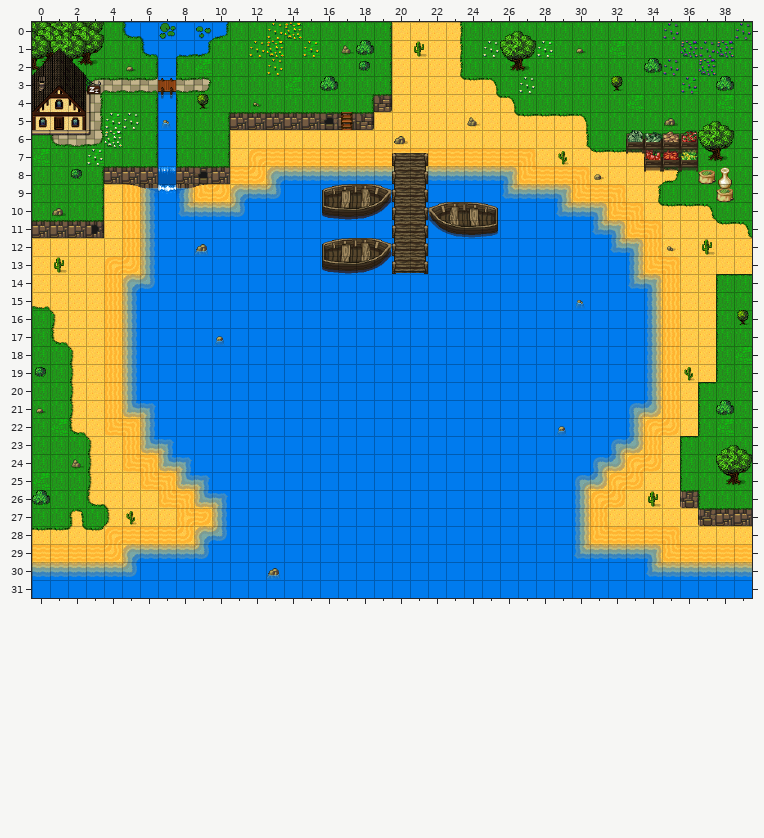
An edit to a level. Tiled map, map2.tmx. Above: the version before the commit.
Cells are 32x32 px. Shown: x 0..39, y 0..31.
New version:
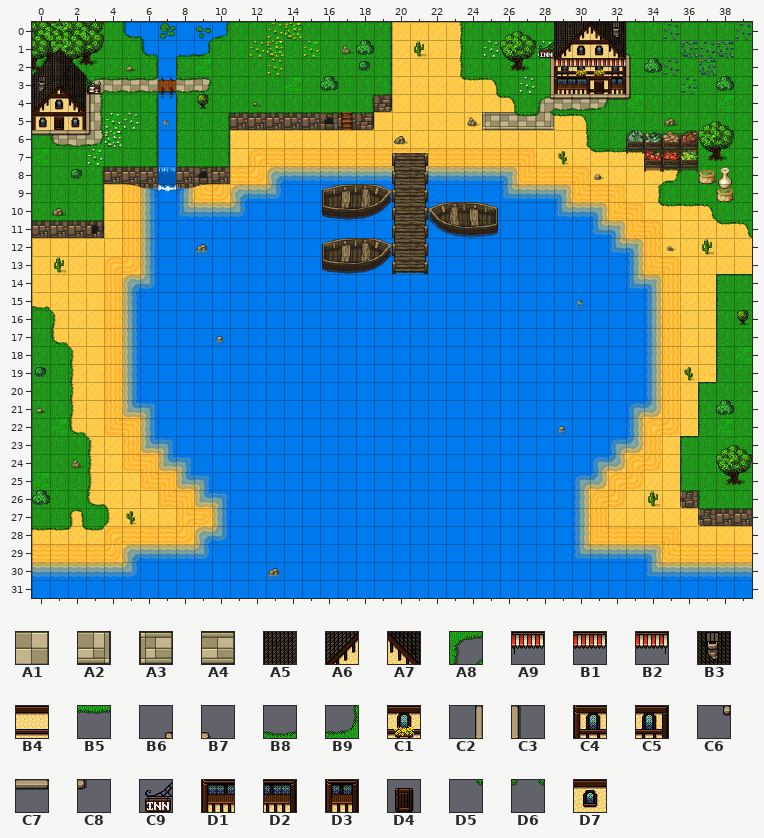
Key: from "Slates v.2 [32x32px orthogonal": A1 125, A2 182, A3 236, A4 237, A5 318, A6 372, A7 373, A8 396, A9 436, B1 437, B2 438, B3 541, B4 589, B5 621, B6 660, B7 662, B8 676, B9 679, C1 705, C2 716, C3 718, C4 756, C5 758, C6 772, C7 773, C8 774, C9 1052, D1 1092, D2 1094, D3 1095, D4 1116, D5 1124, D6 1181, D7 1209.
__ is an empty cell.
Tiles of an added or newly shown layer are drawn over the layers below it.
Commit: Nouvelle queste
From old to new:
Layer "Quete 7 auberge/Calque de Tuiles 18" (added):
y 0: x 29..31 __ __ __ -> A5 A6 A7
y 1: x 28..33 __ __ __ __ __ __ -> B6 A6 D7 D7 A7 B7
y 2: x 28..33 __ __ __ __ __ __ -> C2 C4 C1 C1 C5 C3
y 3: x 28..33 __ __ __ __ __ __ -> C2 D1 D2 B4 D3 C3
y 4: x 28..33 __ __ __ __ __ __ -> A1 A1 A1 A1 C7 C8
y 5: x 25..28 __ __ __ __ -> A3 A4 A4 A2
Layer "Quete 7 auberge/Calque de Tuiles 19" (added):
y 0: x 32 __ -> B3
y 1: x 28 __ -> C9
y 3: x 31 __ -> D4
y 4: x 28..32 __ __ __ __ __ -> A8 B8 B8 B9 C7
y 5: x 26..28 __ __ __ -> D5 B5 D6
Layer "Quete 7 auberge/over" (added):
y 2: x 29..32 __ __ __ __ -> A9 B1 B1 B2
y 4: x 28..31 __ __ __ __ -> C6 C7 C7 C7
Pixel boxes of the changes (left, top, right, bottom) in both pictures:
added: (482, 22, 631, 130)
